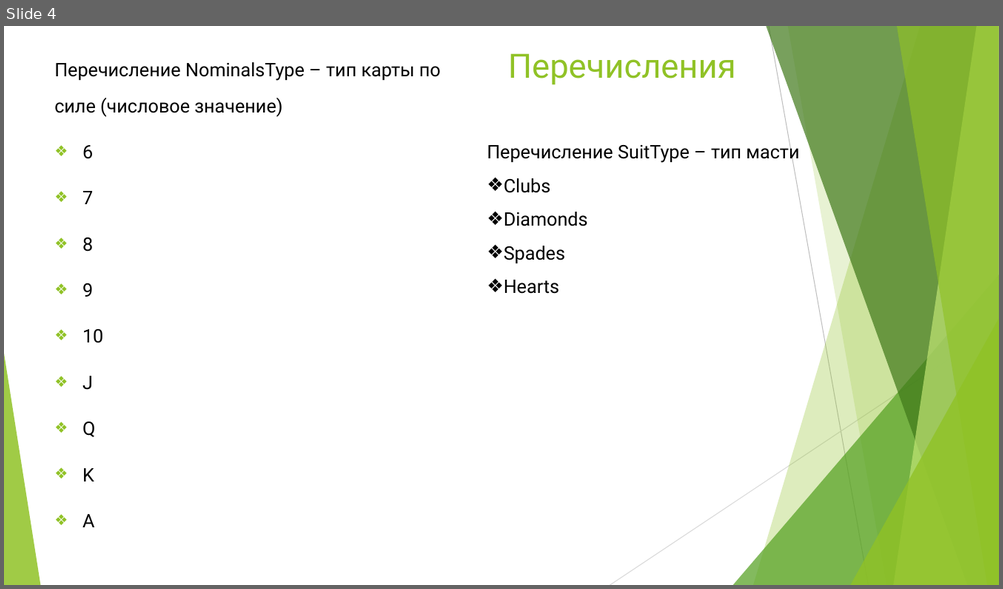
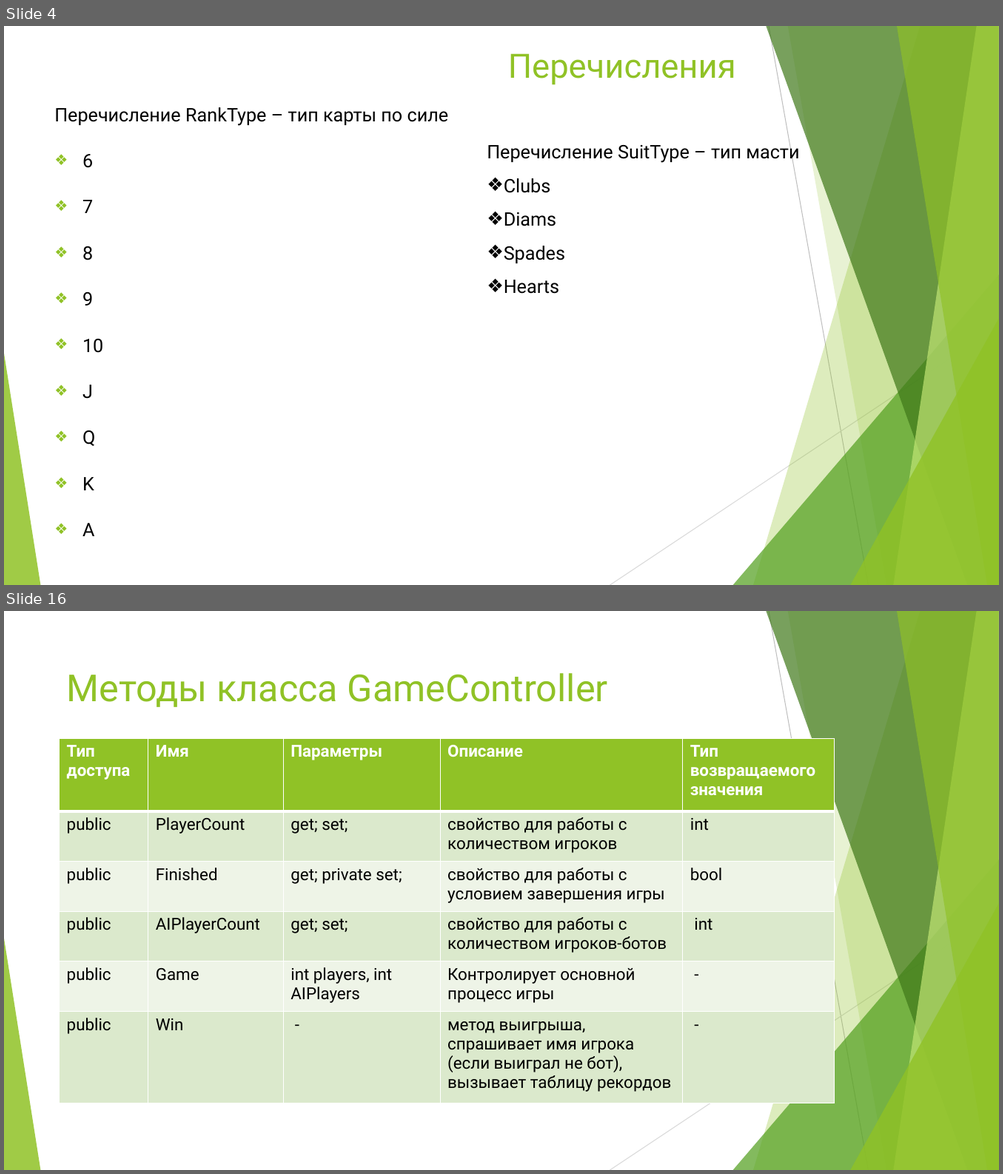
Before and after one commit to Stebusha/TheFool, a slide deck: Docs/Учебный проект по ООП.pptx. Shown one above the other, each under a label of ours: slide 4 before the commit, slides 4 and 16 after it; the slides between them are not shown. The pictures are 1003x589 and 1003x1174 pixels, drawn with LibreOffice and Linux fonts; fonts in the diff are those of the drawing. Boxes give left, top, right and bottom in pixels: in the first picture for what was removed or moved away, otherwise in the second. Text is boxed around its words. In the diff, an @@ line names an element or a change of style, - is before the commit and + after.

```diff
--- a/Docs/Учебный проект по ООП.pptx
+++ b/Docs/Учебный проект по ООП.pptx
@@ slide 16 added at [4, 611, 999, 1170], background #FFFFFF; not listed: 10 template elements that a slide beside it also shows @@
@@ title added at [67, 673, 608, 707], 36 pt, text #90C226 @@
+Методы класса GameController
@@ table added at [60, 738, 834, 1104], 6 rows, 5 columns @@
+Тип доступа | Имя | Параметры | Описание | Тип возвращаемого значения
+public | PlayerCount | get; set; | свойство для работы с количеством игроков | int
+public | Finished | get; private set; | свойство для работы с условием завершения игры | bool
+public | AIPlayerCount | get; set; | свойство для работы с количеством игроков-ботов | int
+public | Game | int players, int AIPlayers | Контролирует основной процесс игры | -
+public | Win | - | метод выигрыша, спрашивает имя игрока (если выиграл не бот), вызывает таблицу рекордов | -
@@ slide 4 changed as well @@
@@ text "Перечисление RankType – тип карты ...": place and size @@
-text "Перечисление RankType – тип карты ..." at [54, 62, 441, 482]
+text "Перечисление RankType – тип карты ..." at [54, 107, 449, 537]
@@ text at [54, 107, 449, 126]: text changed @@
-Перечисление NominalsType – тип карты по силе (числовое значение)
+Перечисление RankType – тип карты по силе
@@ text at [504, 212, 556, 227]: text changed @@
-❖ Diamonds
+❖ Diams
```
Also in this commit, not shown: 4 other slides changed, 8 other slides added, 3 slides removed, 2 other files.
